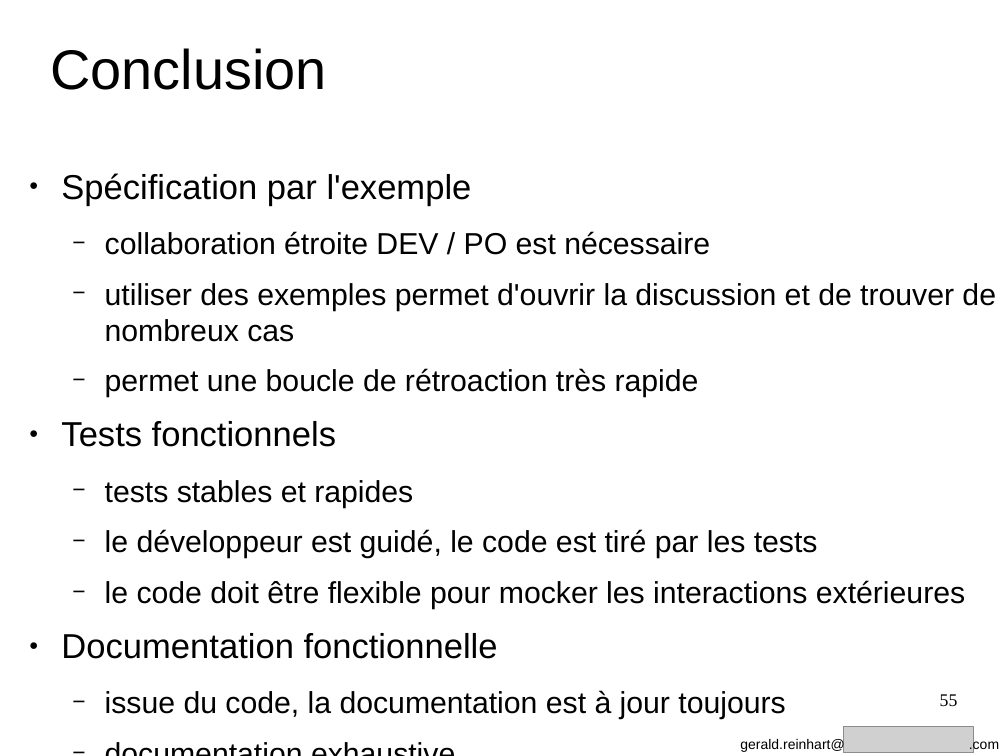
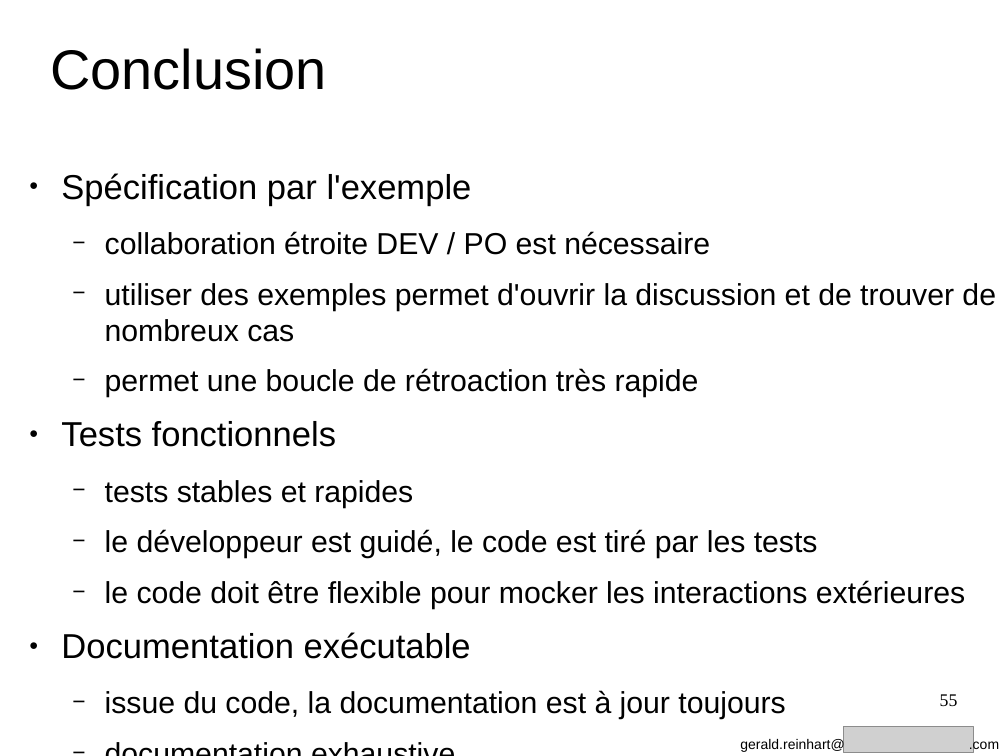
Before and after one commit to GeReinhart/dojo-bdd-library-ws-java, a slide deck: slide 55 of doc/BDD_presentation_agile_grenoble_2016.odp. Drawn at 1008x756 pixels with LibreOffice and Linux fonts; fonts in the diff are those of the drawing; grey boxes stand for pictures. Boxes give left, top, right and bottom in pixels: in the first picture for what was removed or moved away, otherwise in the second. Text is boxed around its words. In the diff, an @@ line names an element or a change of style, - is before the commit and + after.

```diff
--- a/doc/BDD_presentation_agile_grenoble_2016.odp
+++ b/doc/BDD_presentation_agile_grenoble_2016.odp
@@ text at <box>61,632,471,659</box>: text changed @@
-● Documentation fonctionnelle
+● Documentation exécutable
```
Also in this commit, not shown: 6 other slides changed, 1 other file.
